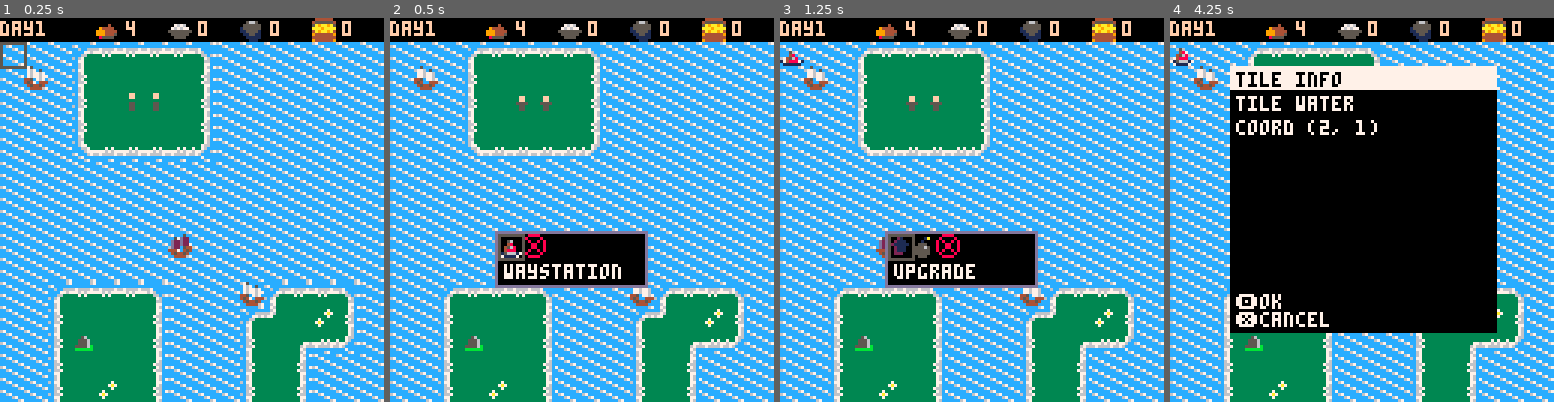
Above: before the commit, frames 1-4 (left to right).
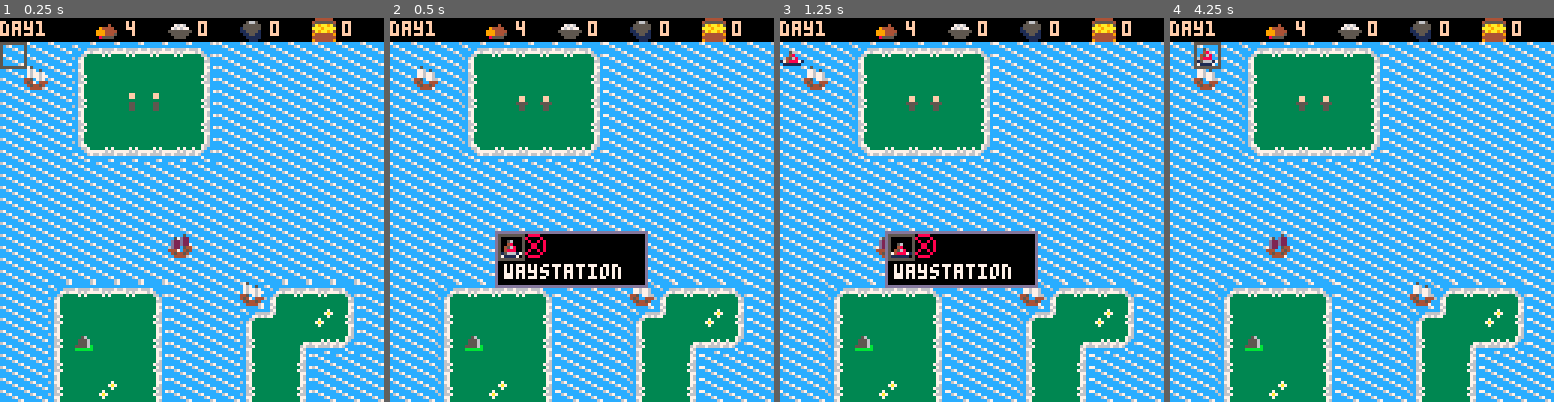
Above: after the commit, the same moments.

Repository: ignoreintuition/archipelago
Game: PICO-8 cartridge archipelago.p8
Same seed, same stepped clock (60 frames per second), same inputs: the game is played once before the commit and once after it.
Inputs:
- Up to frame 1 (0.25 s): no input
- Up to frame 2 (0.5 s): tap X (X key) at 0.33 s
- Up to frame 3 (1.25 s): tap O (Z key) at 0.7 s; tap X (X key) at 1.07 s
- Up to frame 4 (4.25 s): hold Right 1.6-2.1 s; tap O (Z key) every 0.4 s from 1.7 to 4.1 s; tap X (X key) at 1.85, 2.97, 4.08 s; hold Up 2.15-2.42 s; hold Right 2.47-3.03 s; hold Left 3.08-3.58 s; hold Down 3.63-3.97 s; hold Right from 4.02 s (still down)

Frame 1 is identical in both runs. In frame 2, 22% of the frame differs, in the area x 0-100%, y 6-100%; in frame 3, 23%; in frame 4, 60%.

Commit message:
Select Toolbars

Diff:
--- a/src/building.lua
+++ b/src/building.lua
@@ -49,8 +49,6 @@
 
 function selectBuilding(b)
   setToolbarActive(true, b.subType)
-  prevMode = mode
-  mode = modes["toolbar"]
   return true
 end
 
--- a/src/sprites.lua
+++ b/src/sprites.lua
@@ -30,16 +30,22 @@
 end
 
 function selectSprite(x, y)
+  local selectable = {}
   for i, v in ipairs(activeSprites) do
     if v.type == unit then
       if v.x == x and v.y == y then
-        return selectUnit(v)
+        add(selectable, v)
       end
     elseif v.type == building then
       if v.x == x and v.y == y then
-        return selectBuilding(v)
+        add(selectable, v)
       end
     end
+  end
+  if next(selectable) != nil then
+    setToolbarActive(true, "selectSprites", selectable)
+    mode = modes["toolbar"]
+    return true
   end
   return false
 end
--- a/src/toolbar.lua
+++ b/src/toolbar.lua
@@ -70,7 +70,8 @@
     upgradeIcon,
     { "destroy", 51, "destroySprite", "waystation" },
     cancelIcon
-  }
+  },
+  selectSprites = {}
 }
 
 function initToolbar()
@@ -78,8 +79,15 @@
   toolbarActive = false
 end
 
-function setToolbarActive(val, tb)
+function setToolbarActive(val, tb, sel)
   toolbarActive = val
+  if tb == "selectSprites" then
+    selActive = sel
+    for i, v in ipairs(sel) do
+      add(toolbars["selectSprites"], { v.subType, v.spr, "selectUnit", i })
+    end
+    add(toolbars["selectSprites"], cancelIcon)
+  end
   if (val) toolbars["current"] = tb
 end
 
@@ -89,7 +97,6 @@
     local y = mapY * 8 + toolbars["height"]
     rect(x - 1, y - 1, x + 49, y + 17, 13)
     rectfill(x, y, x + 48, y + 16, 0)
-
     for i, v in ipairs(toolbars[toolbars["current"]]) do
       spr(toolbars[toolbars["current"]][i][2], x + (i - 1) * 8, y)
     end
@@ -106,17 +113,20 @@
   elseif btnp(➡️) then
     activeAction = (activeAction + 1) % count(toolbars[toolbars["current"]])
   elseif btnp(🅾️) then
+    setToolbarActive(false)
     toolbarFunctions[toolbars[toolbars["current"]][activeAction + 1][3]](toolbars[toolbars["current"]][activeAction + 1][4])
     cleanUpTb()
   elseif btnp(❎) then
     setToolbarActive(false)
+    cleanUpTb()
     mode = modes["select"]
   end
 end
 
 function cleanUpTb()
-  setToolbarActive(false)
   activeAction = 0
+  selActive = {}
+  toolbars["selectSprites"] = {}
 end
 
 toolbarFunctions = {
@@ -141,5 +151,12 @@
   harvestResource = function(arg)
     resource[arg] = resource[arg] + 1
     mode = modes["select"]
+  end,
+  selectUnit = function(arg)
+    if selActive[arg].type == unit then
+      selectUnit(selActive[arg])
+    elseif selActive[arg].type == building then
+      selectBuilding(selActive[arg])
+    end
   end
 }
Not shown, changed: 22 lines of the sprite sheet (__gfx__) section of archipelago.p8
Not shown, changed: config.txt
